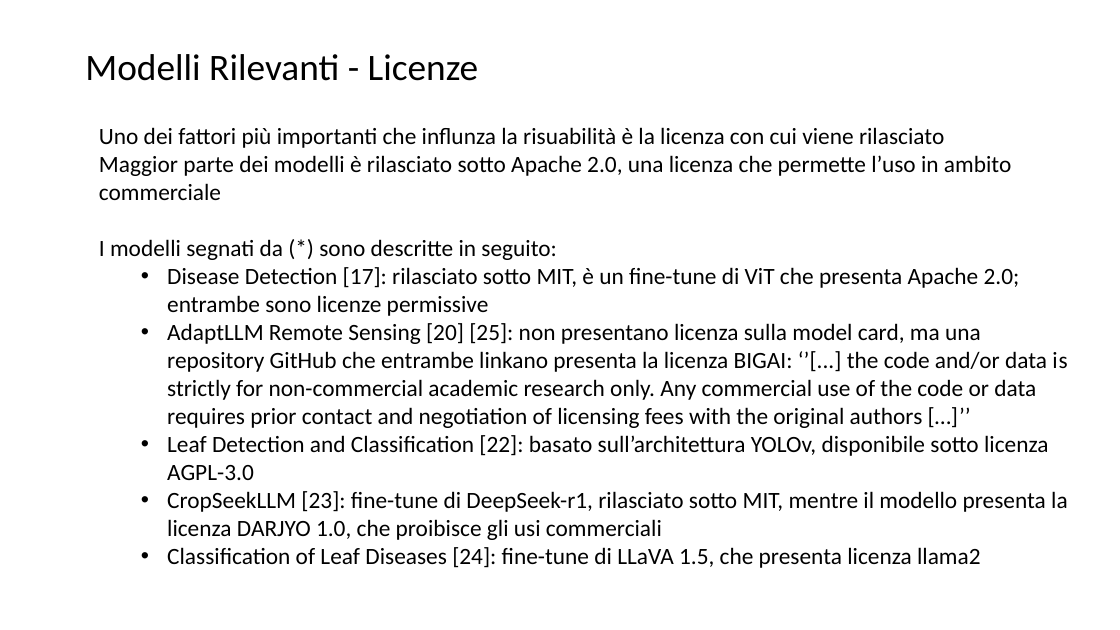
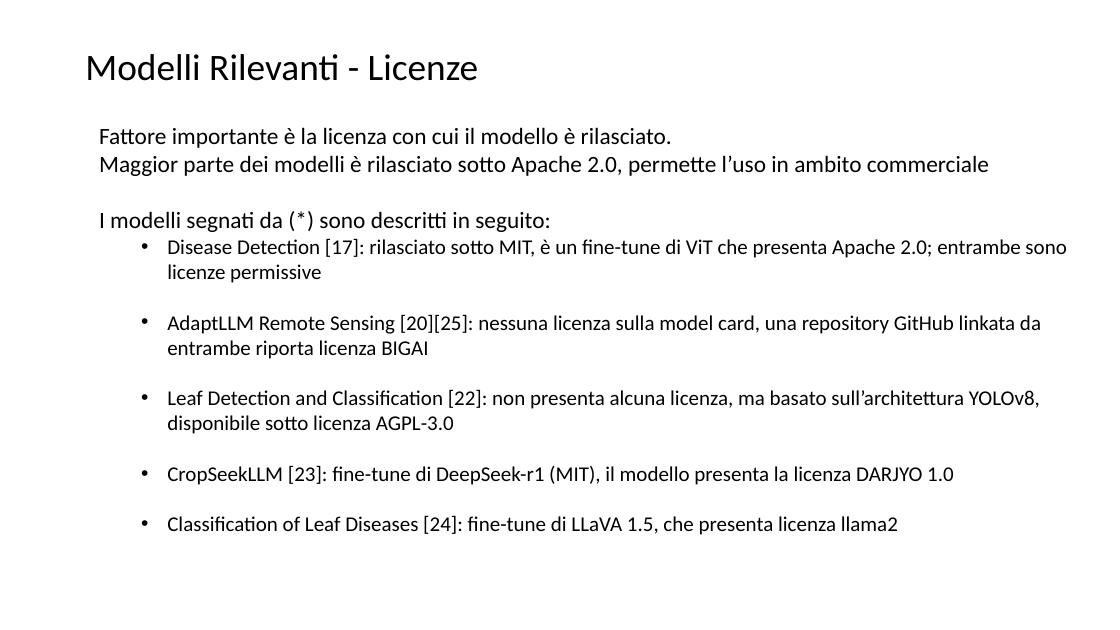
Before and after one commit to lPen88/tesi, a slide deck: slide 13 of presentazione.pptx. Drawn at 1120x630 pixels with LibreOffice and Linux fonts; fonts in the diff are those of the drawing. Boxes give left, top, right and bottom in pixels: in the first picture for what was removed or moved away, otherwise in the second. Text is boxed around its words. In the diff, an @@ line names an element or a change of style, - is before the commit and + after.

```diff
--- a/presentazione.pptx
+++ b/presentazione.pptx
@@ text at (x1=99, y1=127, x2=989, y2=232): text changed @@
-Uno dei fattori più importanti che influnza la risuabilità è la licenza con cui viene rilasciato
-Maggior parte dei modelli è rilasciato sotto Apache 2.0, una licenza che permette l’uso in ambito commerciale
-I modelli segnati da (*) sono descritte in seguito:
+Fattore importante è la licenza con cui il modello è rilasciato.
+Maggior parte dei modelli è rilasciato sotto Apache 2.0, permette l’uso in ambito commerciale
+I modelli segnati da (*) sono descritti in seguito:
@@ text at (x1=167, y1=238, x2=1066, y2=535): size 20 to 18 pt in "Disease Detection [17]: rilasciato sotto MIT, è ...", "Classification of Leaf Diseases [24]: fine-tune di ..." @@
@@ text at (x1=167, y1=314, x2=1041, y2=485): text changed; size 20 to 18 pt @@
-  • AdaptLLM Remote Sensing [20] [25]: non presentano licenza sulla model card, ma una repository GitHub che entrambe linkano presenta la licenza BIGAI: ‘’[...] the code and/or data is strictly for non-commercial academic research only. Any commercial use of the code or data requires prior contact and negotiation of licensing fees with the original authors […]’’
-  • Leaf Detection and Classification [22]: basato sull’architettura YOLOv, disponibile sotto licenza AGPL-3.0
-  • CropSeekLLM [23]: fine-tune di DeepSeek-r1, rilasciato sotto MIT, mentre il modello presenta la licenza DARJYO 1.0, che proibisce gli usi commerciali
+  • AdaptLLM Remote Sensing [20][25]: nessuna licenza sulla model card, una repository GitHub linkata da entrambe riporta licenza BIGAI
+  • Leaf Detection and Classification [22]: non presenta alcuna licenza, ma basato sull’architettura YOLOv8, disponibile sotto licenza AGPL-3.0
+  • CropSeekLLM [23]: fine-tune di DeepSeek-r1 (MIT), il modello presenta la licenza DARJYO 1.0
```
Also in this commit, not shown: 5 other slides changed, 16 slides added.
